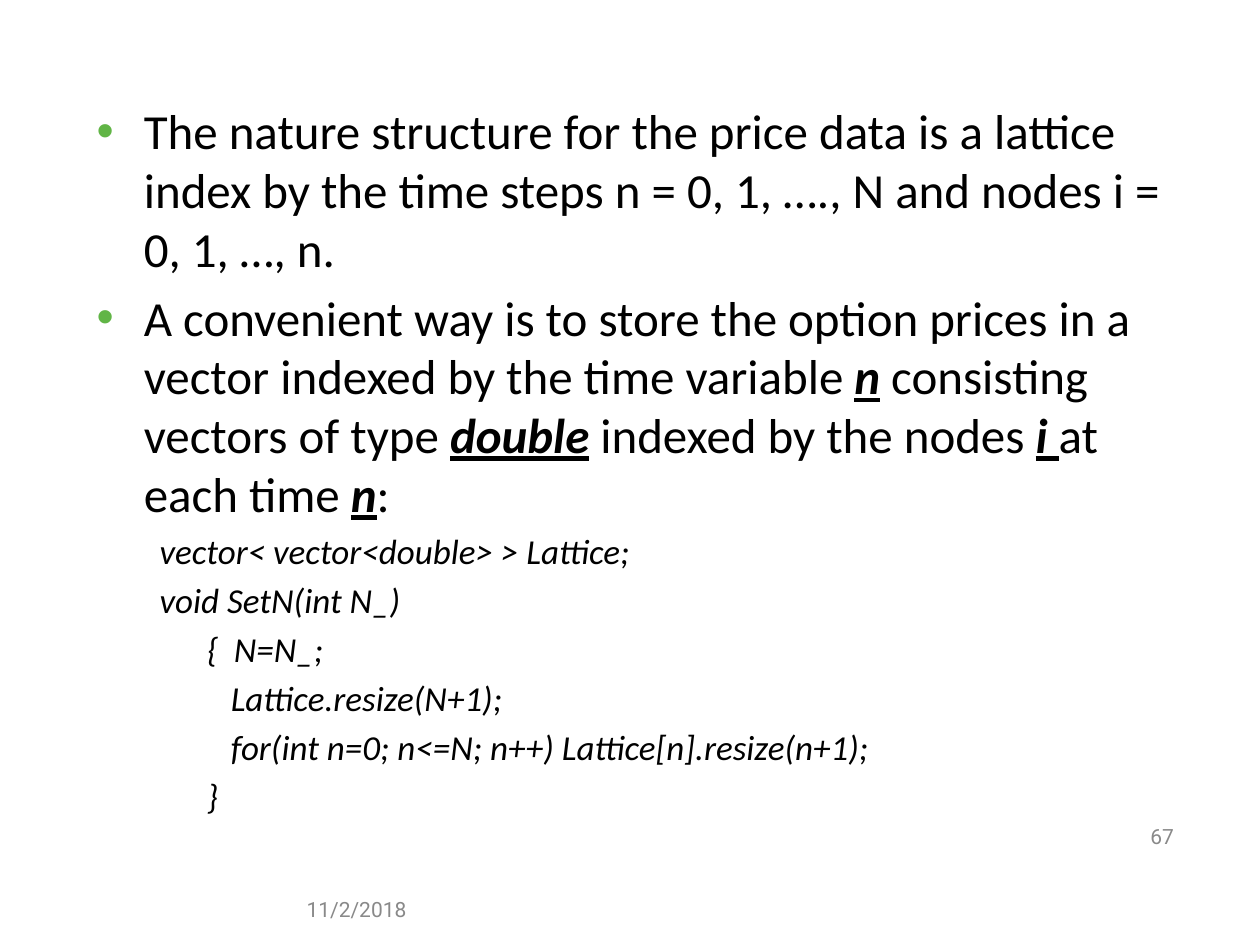
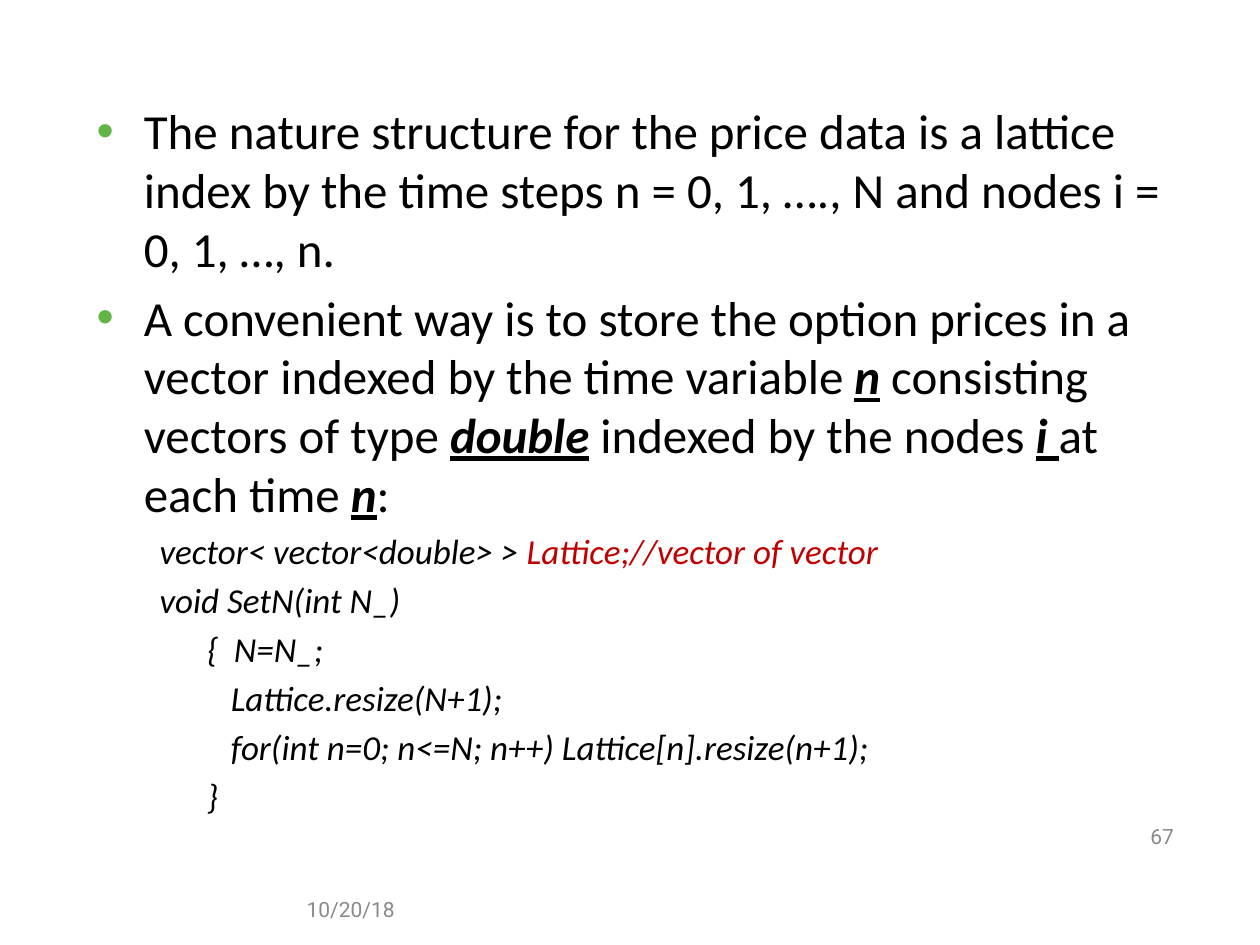
Before and after one commit to gabywang/FRE6883, a slide deck: slide 67 of Slides/Part 2-Financial Applications Using Data Structures, Templates and Design Patterns.pptx. Drawn at 1260x945 pixels with LibreOffice and Linux fonts; fonts in the diff are those of the drawing; background and template pictures are left out. Boxes give left, top, right and bottom in pixels: in the first picture for what was removed or moved away, otherwise in the second. Text is boxed around its words. In the diff, an @@ line names an element or a change of style, - is before the commit and + after.

```diff
--- a/Slides/Part 2-Financial Applications Using Data Structures, Templates and Design Patterns.pptx
+++ b/Slides/Part 2-Financial Applications Using Data Structures, Templates and Design Patterns.pptx
@@ text at (160, 539, 878, 569): text changed; text colour #000000 to #C00000 @@
-  vector< vector<double> > Lattice;
+  vector< vector<double> > Lattice;//vector of vector
@@ text at (307, 902, 395, 918): text changed @@
-11/2/2018
+10/20/18
```
Also in this commit, not shown: 57 other slides changed.
